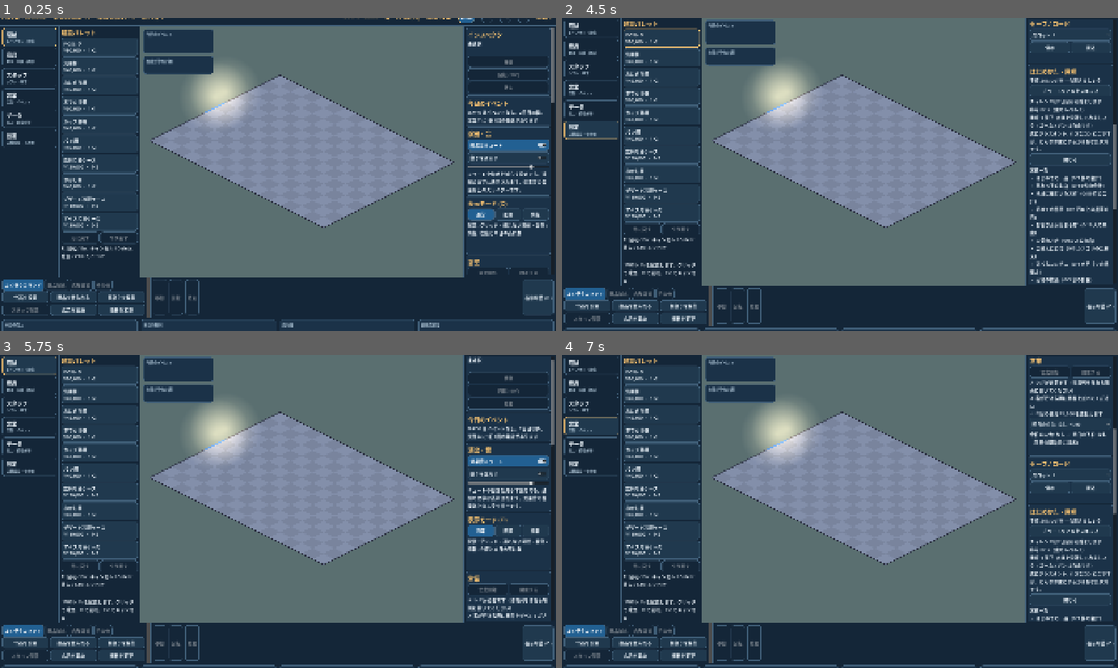
Above: before the commit, frames 1-4 (two rows, left to right).
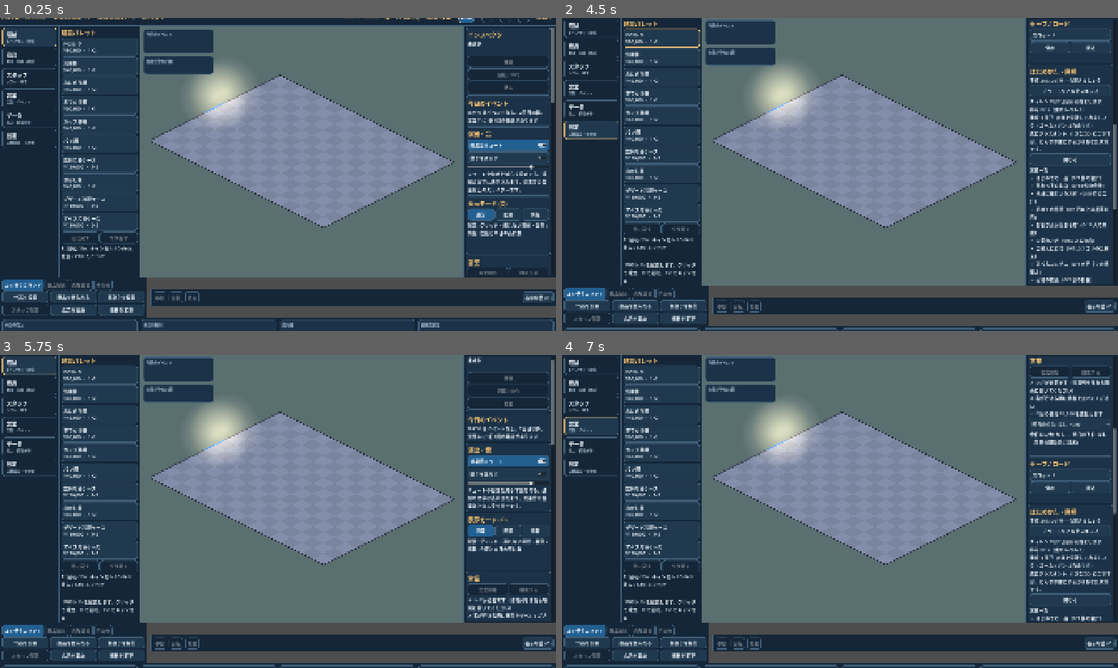
Above: after the commit, the same moments.

Repository: yn217/Convenience_store_Sim
Game: Godot game, scene res://scenes/main/Main.tscn
The game is run twice, just before and just after one commit, with the same random seed, the same clock (stepped at 60 frames per second) and the same inputs.
Inputs (mouse positions are in pixels of both pictures, inside the frame that each line leads up to):
- Up to frame 1 (0.25 s): no input
- Up to frame 2 (4.5 s): click (589, 36) at 0.52 s; click (589, 58) at 1.27 s; click (589, 99) at 2.02 s; click (589, 118) at 2.77 s; click (589, 136) at 3.52 s; click "POSレジ ¥90,000 ・ 1×2" at 4.25 s
- Up to frame 3 (5.75 s): click (27, 364) at 5.02 s
- Up to frame 4 (7 s): click (589, 386) at 5.77 s; click (589, 426) at 6.52 s

The runs differ from the first frame. In frame 1, 5.6% of the frame differs, in the area x 27-100%, y 82-96%; in frame 2, 5.6%, in the area x 27-100%, y 85-99%; in frame 3, 5.6%; in frame 4, 5.6%.

Commit message:
fix(ui): command bar keeps its own height in the bottom row; updated screenshot
Co-Authored-By: Claude Sonnet 5.5 <noreply@anthropic.com>

Diff:
--- a/scripts/presentation/main_layout.gd
+++ b/scripts/presentation/main_layout.gd
@@ -27,6 +27,7 @@
 	bottom.add_child(CommandGrid.new())
 	var bar := CommandBar.new()
 	bar.size_flags_horizontal = Control.SIZE_EXPAND_FILL
+	bar.size_flags_vertical = Control.SIZE_SHRINK_CENTER   # the bar keeps its own height; the grid sets the row height
 	bottom.add_child(bar)
 	$Layout.add_child(MetricBar.new())
 	var floats := FloatCards.new()
Binary file changed: docs/qa/screens/integration_m6_ui_1080p.png
